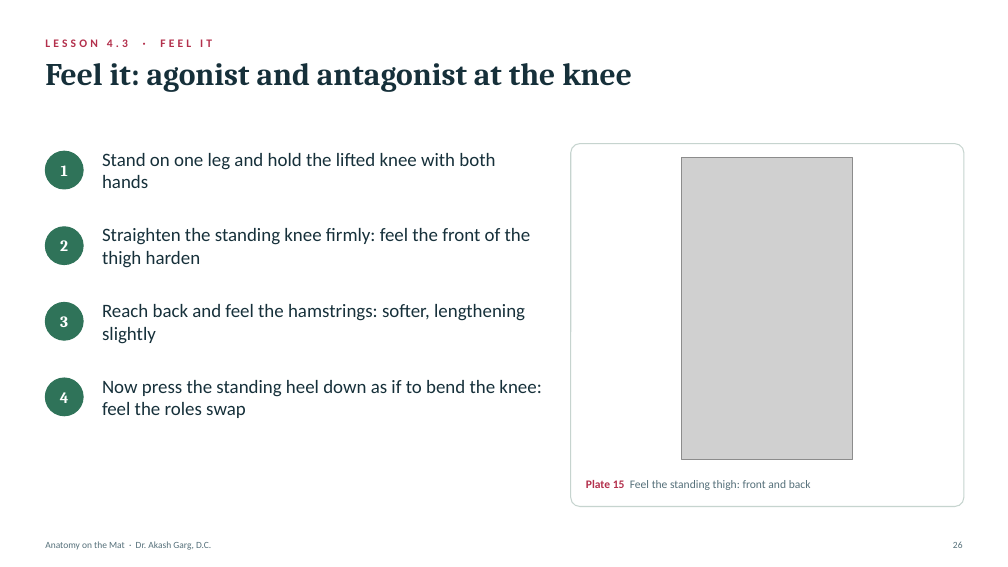
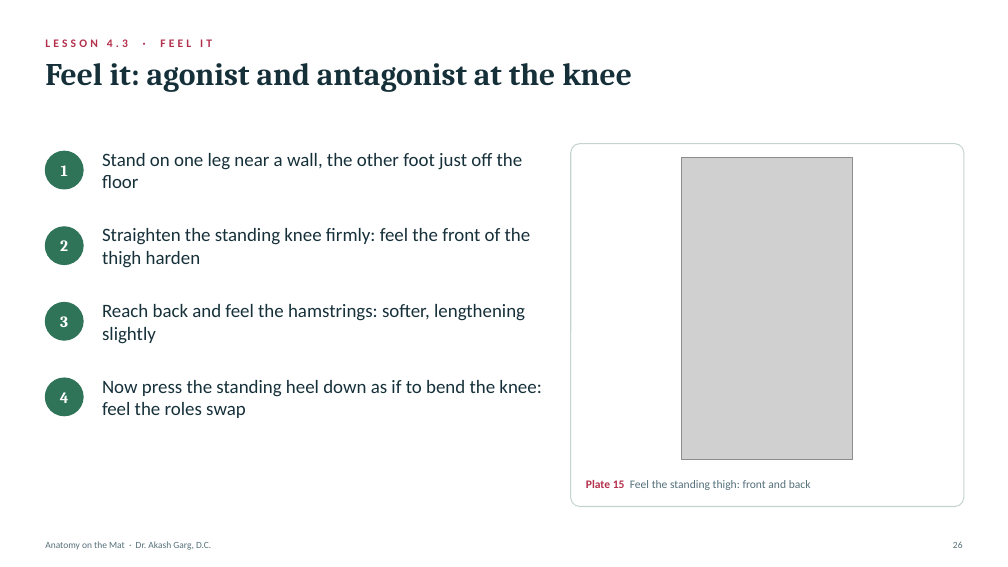
Before and after one commit to Kashee12345/anatomy-on-the-mat, a slide deck: slide 26 of decks/Module_4_Muscles_and_How_They_Contract.pptx. Drawn at 1008x567 pixels with LibreOffice and Linux fonts; fonts in the diff are those of the drawing; grey boxes stand for pictures. Boxes give left, top, right and bottom in pixels: in the first picture for what was removed or moved away, otherwise in the second. Text is boxed around its words. In the diff, an @@ line names an element or a change of style, - is before the commit and + after.

```diff
--- a/decks/Module_4_Muscles_and_How_They_Contract.pptx
+++ b/decks/Module_4_Muscles_and_How_They_Contract.pptx
@@ text at box(102, 153, 523, 188): text changed @@
-Stand on one leg and hold the lifted knee with both hands
+Stand on one leg near a wall, the other foot just off the floor
```
Also in this commit, not shown: 1 other slide changed, 3 other files.
